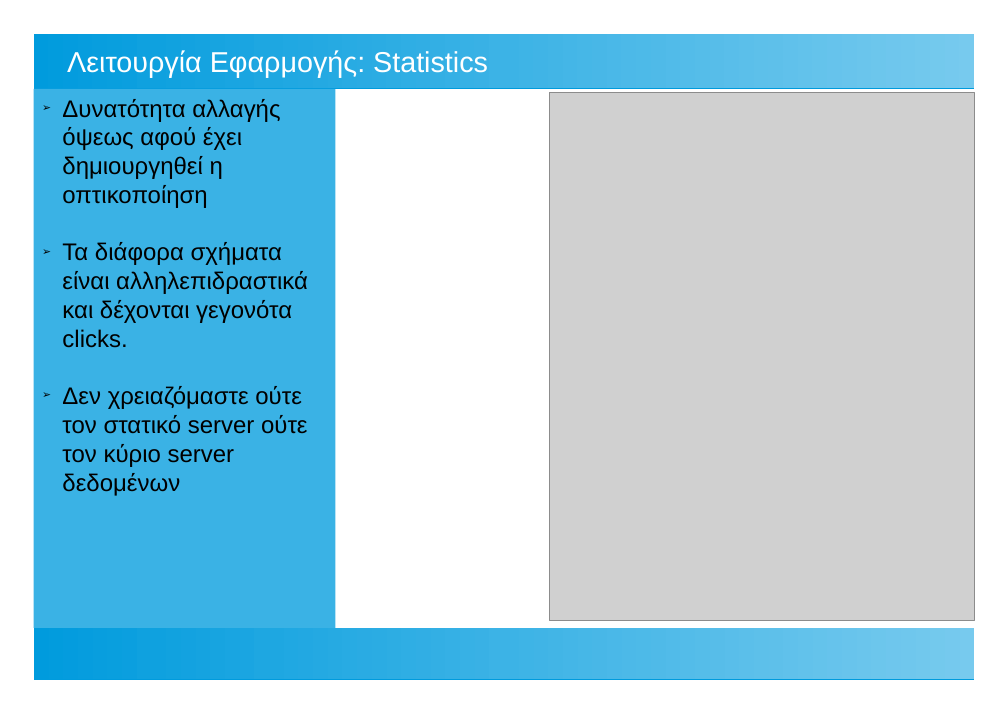
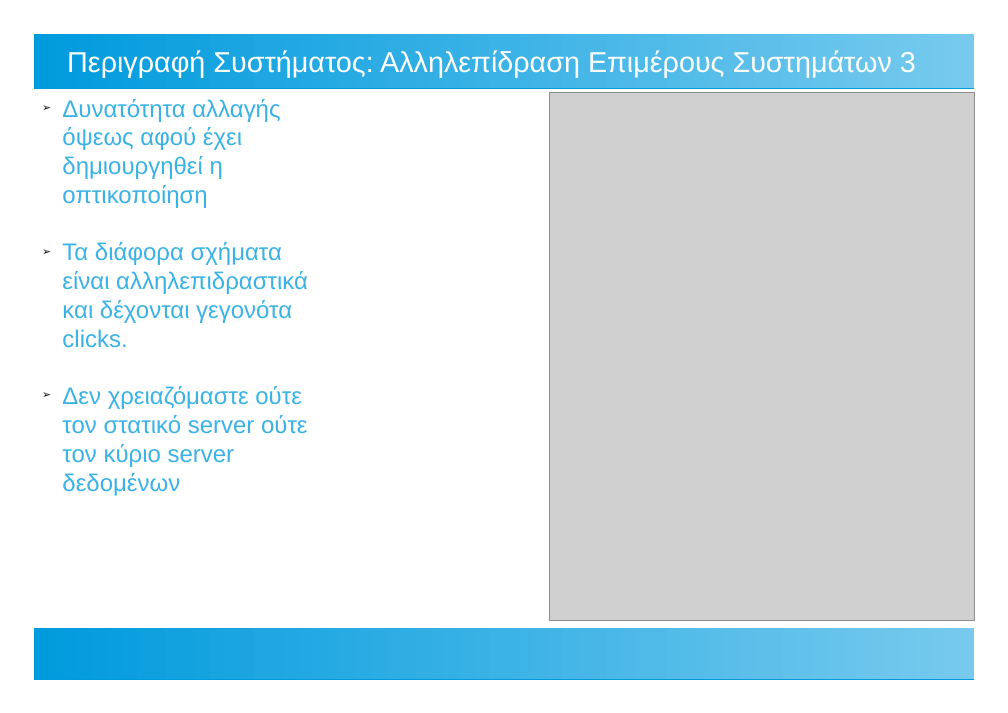
Before and after one commit to ThanosApostolou/omv, a slide deck: slide 9 of docs/thesis presentation.odp (slide 8 before the commit). Drawn at 1008x713 pixels with LibreOffice and Linux fonts; fonts in the diff are those of the drawing; grey boxes stand for pictures. Boxes give left, top, right and bottom in pixels: in the first picture for what was removed or moved away, otherwise in the second. Text is boxed around its words. In the diff, an @@ line names an element or a change of style, - is before the commit and + after.

```diff
--- a/docs/thesis presentation.odp
+++ b/docs/thesis presentation.odp
@@ title at (x1=67, y1=50, x2=916, y2=77): text changed @@
-Λειτουργία Εφαρμογής: Statistics
+Περιγραφή Συστήματος: Αλληλεπίδραση Επιμέρους Συστημάτων 3
@@ text "Δυνατότητα αλλαγής όψεως αφού έχει ..." moved from (x1=34, y1=89, x2=335, y2=628) to (x1=62, y1=99, x2=308, y2=496) @@
@@ text "Δυνατότητα αλλαγής όψεως αφού έχει ..." at (x1=62, y1=99, x2=308, y2=496): text colour #000000 to #3AB2E5; fill #3AB2E5 to none @@
```
Also in this commit, not shown: 11 other slides changed, 2 slides added, 1 slide removed, 1 other file.
